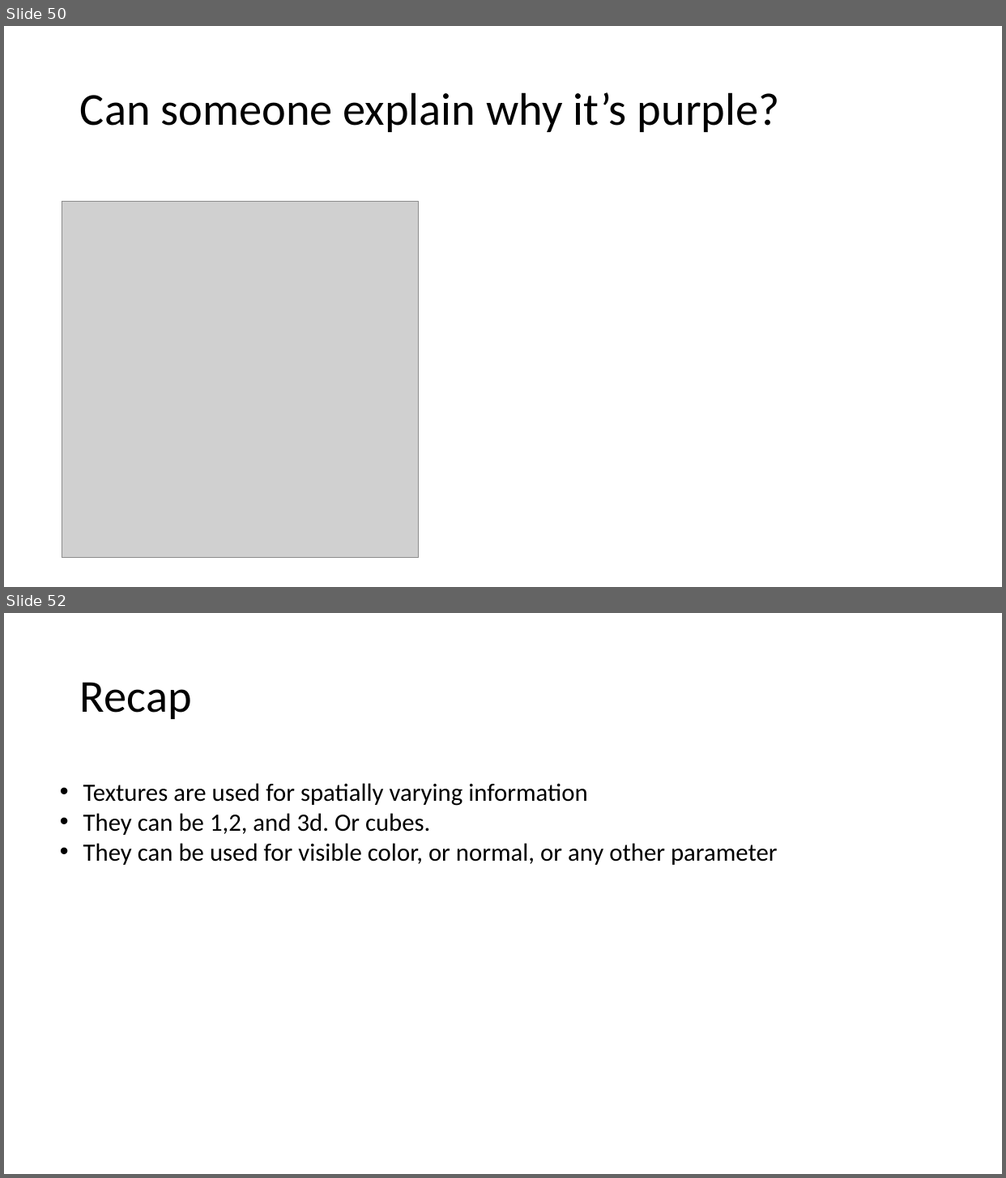
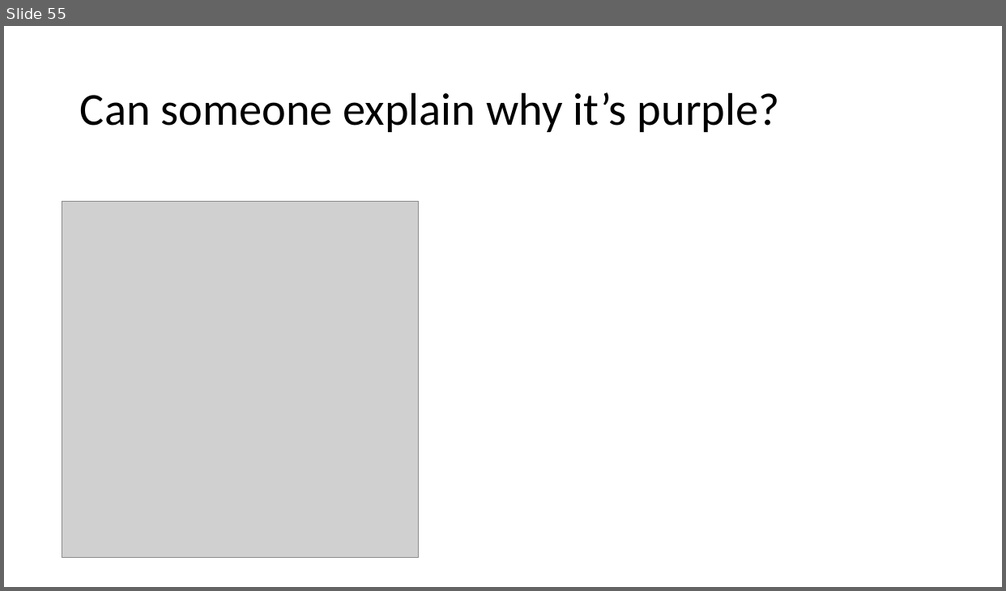
Before and after one commit to harveypekar/3dgraphics, a slide deck: course/3d_slides_w6.pptx. Shown one above the other, each under a label of ours: slides 50 and 52 before the commit, slide 55 after it; the slides between them are not shown. The pictures are 1006x1178 and 1006x591 pixels, drawn with LibreOffice and Linux fonts; fonts in the diff are those of the drawing; grey boxes stand for pictures. Boxes give left, top, right and bottom in pixels: in the first picture for what was removed or moved away, otherwise in the second. Text is boxed around its words. In the diff, an @@ line names an element or a change of style, - is before the commit and + after.

Commit message:
normal maps

```diff
--- a/course/3d_slides_w6.pptx
+++ b/course/3d_slides_w6.pptx
@@ slide 52 removed at <box>4,613,1002,1174</box>, background #FFFFFF @@
@@ title removed at <box>80,682,192,719</box> @@
-Recap
@@ text removed at <box>83,783,778,865</box> @@
-• Textures are used for spatially varying information
-• They can be 1,2, and 3d. Or cubes.
-• They can be used for visible color, or normal, or any other parameter
@@ what was slide 50 is now slide 55 @@
```
Also in this commit, not shown: 4 slides changed, 16 slides added, 5 other slides removed.
